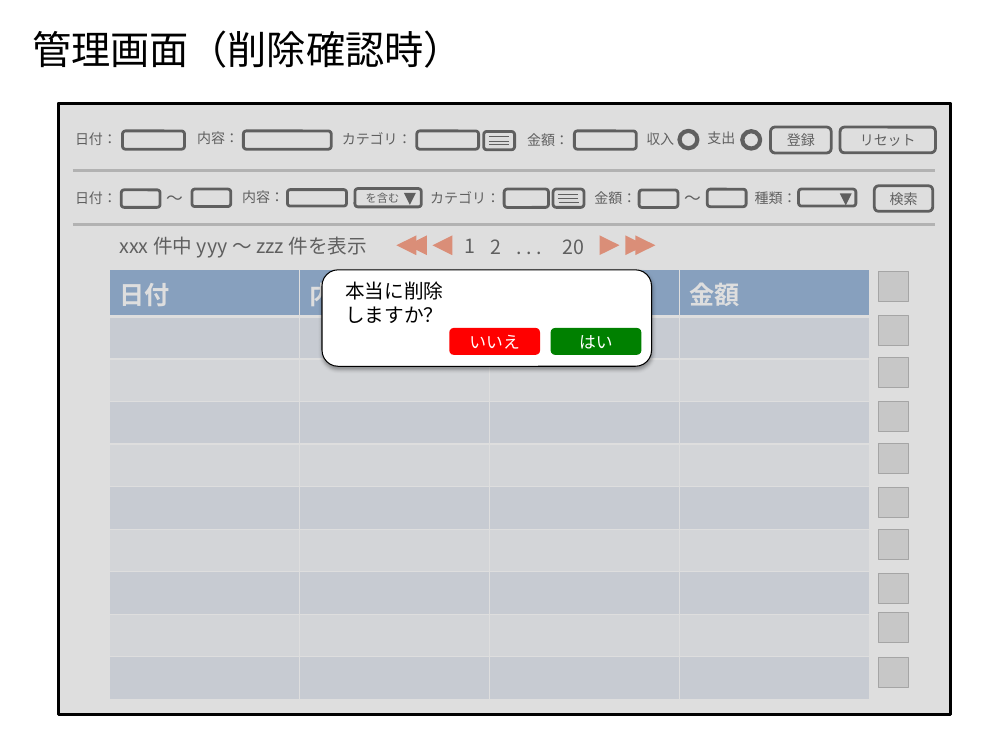
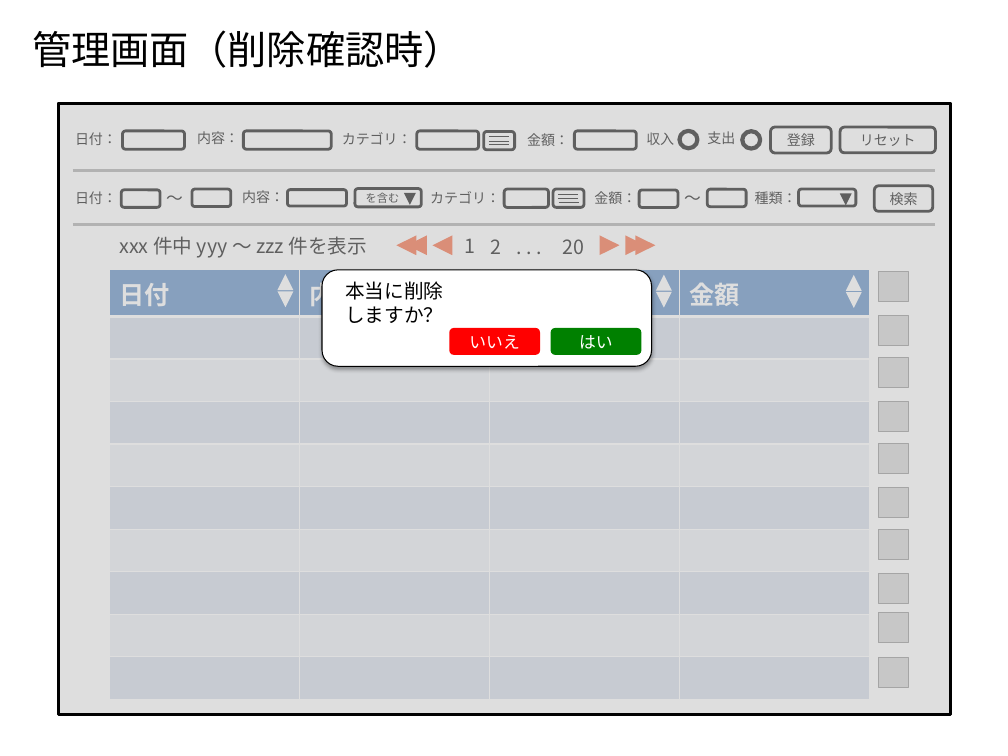
Before and after one commit to Leonis0813/chort, a slide deck: slide 9 of payment_manager/bin/algieba.pptx. Drawn at 1008x756 pixels with LibreOffice and Linux fonts; fonts in the diff are those of the drawing; grey boxes stand for pictures. Boxes give left, top, right and bottom in pixels: in the first picture for what was removed or moved away, otherwise in the second. Text is boxed around its words. In the diff, an @@ line names an element or a change of style, - is before the commit and + after.

```diff
--- a/payment_manager/bin/algieba.pptx
+++ b/payment_manager/bin/algieba.pptx
@@ triangle added at (x1=277, y1=274, x2=293, y2=290), fill #FFFFFF @@
@@ triangle added at (x1=277, y1=291, x2=293, y2=307), fill #FFFFFF @@
@@ triangle added at (x1=656, y1=275, x2=672, y2=291), fill #FFFFFF @@
@@ triangle added at (x1=656, y1=292, x2=672, y2=308), fill #FFFFFF @@
@@ triangle added at (x1=846, y1=275, x2=862, y2=291), fill #FFFFFF @@
@@ triangle added at (x1=846, y1=292, x2=862, y2=308), fill #FFFFFF @@
```
Also in this commit, not shown: 5 other slides changed, 4 other files.
